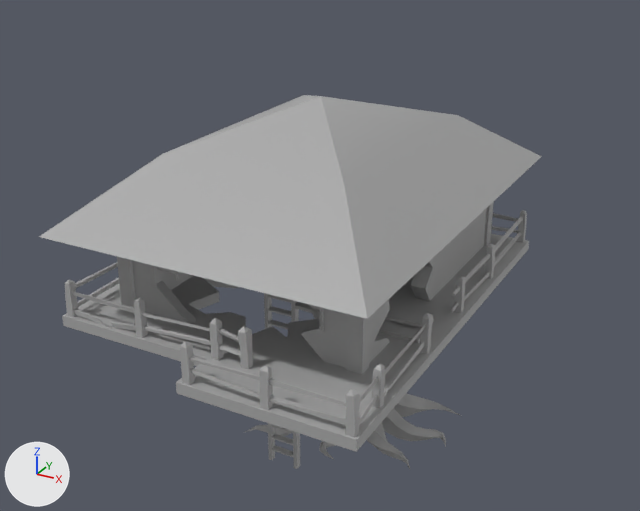
The FBX model DesolateHaze/Assets/Hal Assets/Sniper_grp.fbx, before and after one commit.
One viewpoint serves both versions: a camera (50 mm lens) standing at (5.57, -11.15, 8.3) and looking at (0.16, -1.31, 3.37). Every picture has the same lights, and +X, +Y and +Z are marked at lower left. Where no turn or scale is listed for an object, it has been applied to the vertices. Vertices at the same position are counted once.

In view in the first picture: 'SN_Balcony', 'SN_House', 'SN_Ladder', 'SN_Plank3', 'SN_Railing', 'SN_Roof', 'SN_Tree'.
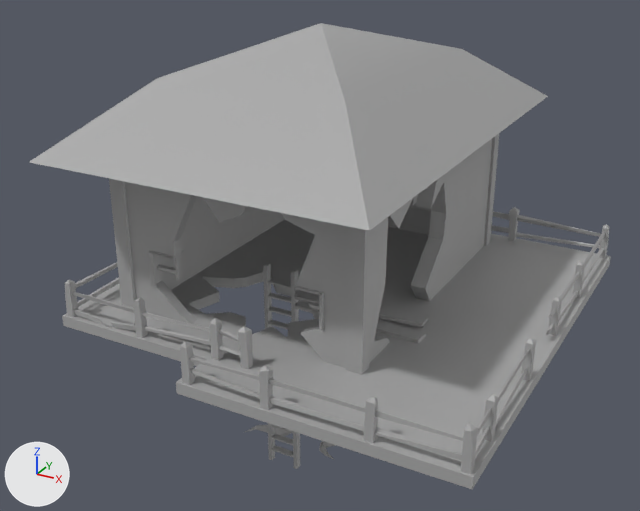
Location of each change, (x1, y1, x2, y2) in pixels of the pictures (640 x 511 px; the box of a moved part takes in the faces that stretch with it):
'SN_Roof', mesh moved
    before: (39, 95, 542, 319)
    after: (30, 23, 548, 231)
'SN_Balcony', reshaped (18% wider, 24% taller)
    before: (62, 234, 529, 452)
    after: (62, 219, 611, 489)
'SN_House', reshaped
    before: (117, 202, 494, 375)
    after: (109, 134, 499, 375)
'SN_Railing', reshaped (18% wider, 17% taller)
    before: (65, 210, 527, 438)
    after: (65, 207, 609, 475)
part 3 of me_mesh_010, moved or reshaped
    before: (272, 235, 529, 452)
    after: (199, 219, 611, 489)
part 4 of me_mesh_009, moved or reshaped
    before: (263, 210, 527, 438)
    after: (263, 207, 609, 475)
'SN_Tree', unchanged, covered by the edit
    before: (245, 393, 461, 469)
    after: (245, 425, 336, 460)

What changed in the scene script:
```text
Change me_mesh_010:
    where me_mesh_010.from_pydata(...)  # 62 vertices, 31 faces; spans x -2.28..2.28, y -4.39..1.58, z 2.82..2.96
    used by ob_sn_balcony; location = (0.0, 0.0, 0.0)
    me_mesh_010 part 3: all 9 vertices in x 2.28, y -4.39..1.58, z 2.82..2.96 are moved by (1.24, 0.0, 0.0)
Change me_mesh_009:
    used by ob_sn_railing; location = (0.0, 0.0, 0.0)
    remove me_mesh_009.from_pydata(...)  # 706 vertices, 716 faces; spans x -2.22..2.25, y -4.37..1.56, z 2.96..3.5
    add me_mesh_009.from_pydata(...)  # 764 vertices, 782 faces; spans x -2.22..3.49, y -4.38..1.57, z 2.96..3.5
    me_mesh_009 part 4: 291 vertices moved from x 0.84..2.25, y -4.37..1.56, z 2.96..3.5 to x 0.84..3.49, y -4.38..1.56, z 2.96..3.5; 58 vertices added at x 1.96..3.39, y -4.37..1.57, z 2.96..3.5
Change me_mesh_008:
    used by ob_sn_house; location = (0.0, 0.0, 0.0)
    remove me_mesh_008.from_pydata(...)  # 171 vertices, 98 faces; spans x -1.77..1.77, y -3.23..1.24, z 2.96..4.49
    add me_mesh_008.from_pydata(...)  # 171 vertices, 98 faces; spans x -1.77..1.77, y -3.23..1.24, z 2.96..5.43
    me_mesh_008 part 1: 71 of 171 vertices moved; they spanned x -1.77..1.77, y -3.23..1.24, z 3.43..4.49 and now span x -1.77..1.77, y -3.23..1.24, z 3.71..5.43; mean shift (0.0, 0.07, 0.78); largest move (1.73, -2.02, 3.79) -> (1.73, -1.77, 4.72)
Change me_mesh_007:
    where me_mesh_007.from_pydata(...)  # 17 vertices, 17 faces; spans x -2.21..2.21, y -4.07..2.08, z 4.18..5.51
    used by ob_sn_roof; location = (0.0, 0.0, 0.0)
    me_mesh_007 part 2: the whole mesh is moved by (0.0, 0.0, 0.94)
```
